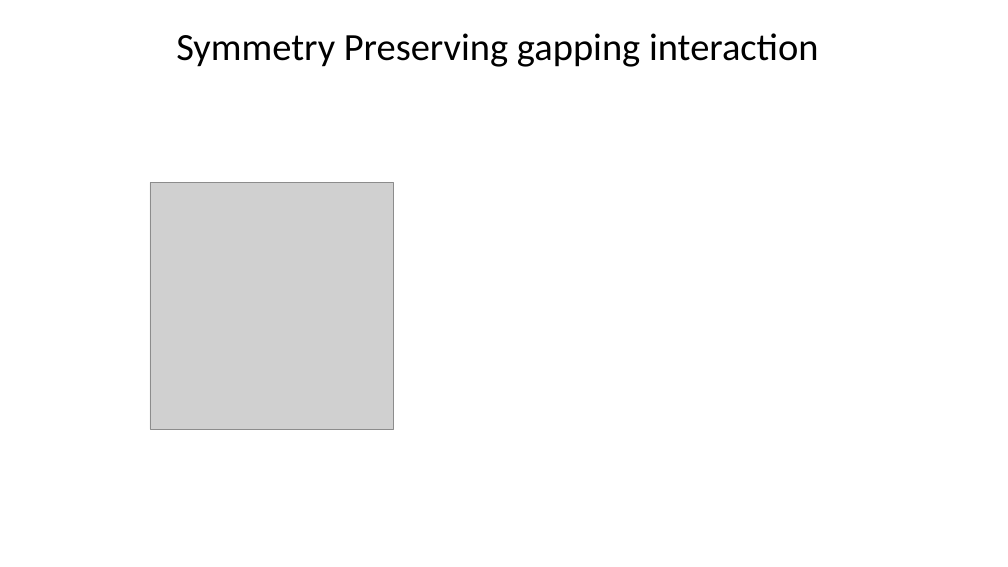
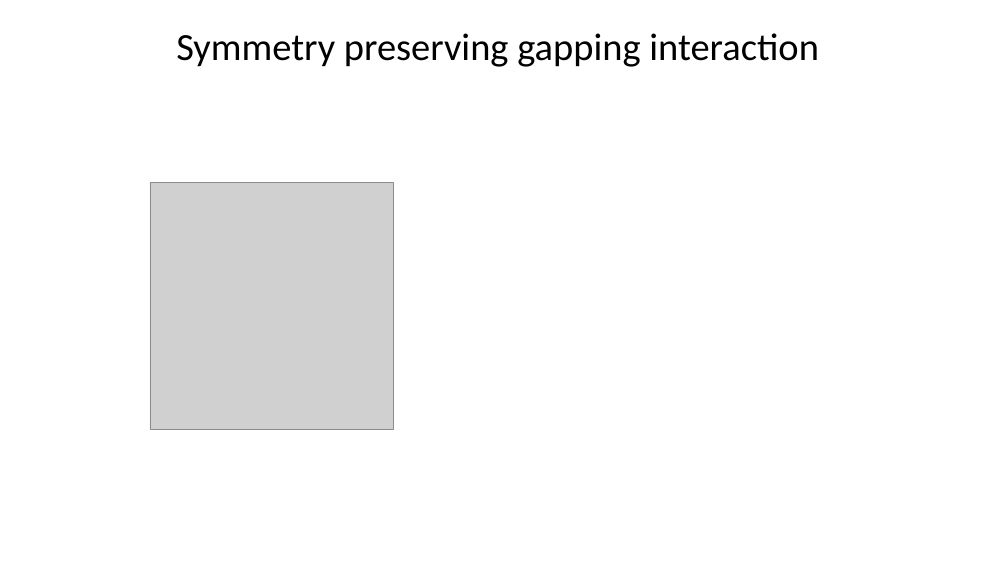
Before and after one commit to asirota12/Thesis, a slide deck: slide 67 of Thesis2.odp (slide 55 before the commit). Drawn at 1008x567 pixels with LibreOffice and Linux fonts; fonts in the diff are those of the drawing; grey boxes stand for pictures. Boxes give left, top, right and bottom in pixels: in the first picture for what was removed or moved away, otherwise in the second. Text is boxed around its words. In the diff, an @@ line names an element or a change of style, - is before the commit and + after.

```diff
--- a/Thesis2.odp
+++ b/Thesis2.odp
@@ text at (176,33,819,67): text changed @@
-Symmetry Preserving gapping interaction
+Symmetry preserving gapping interaction
```
Also in this commit, not shown: 21 other slides changed, 16 slides added, 2 slides removed, 23 other files.
